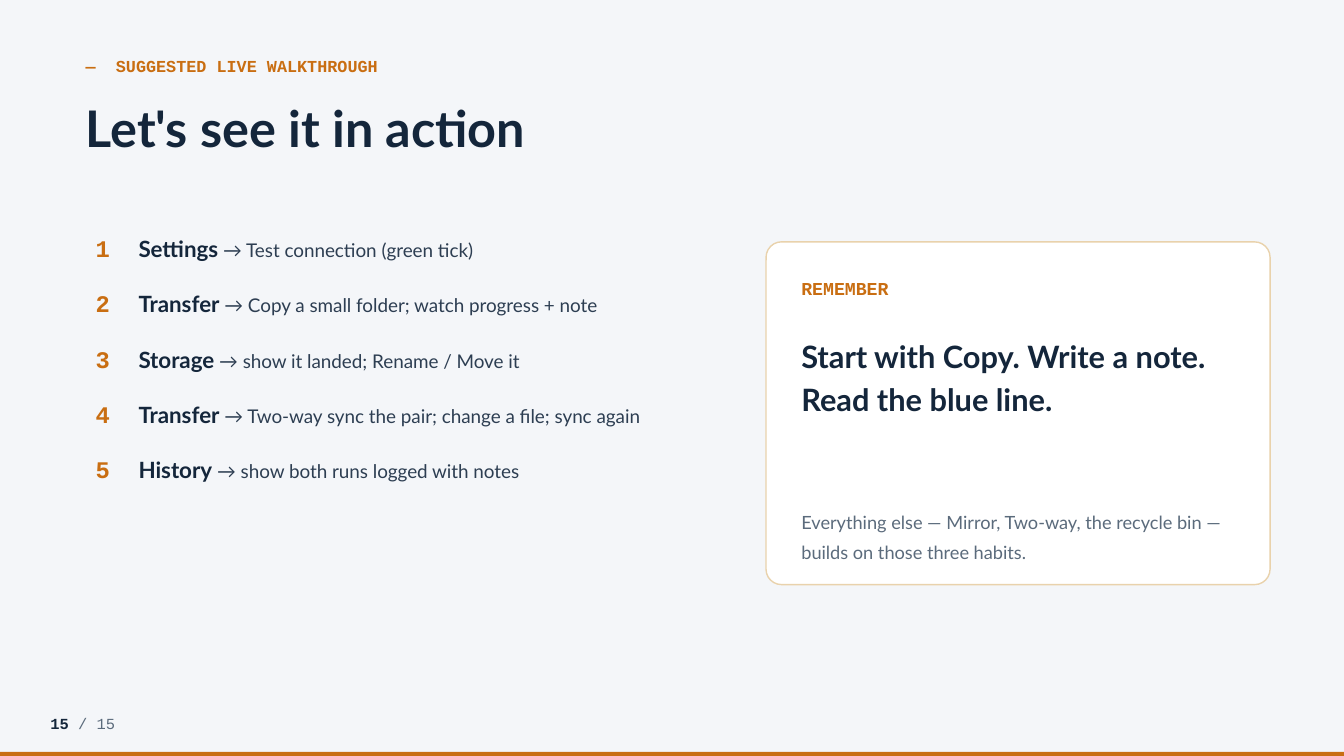
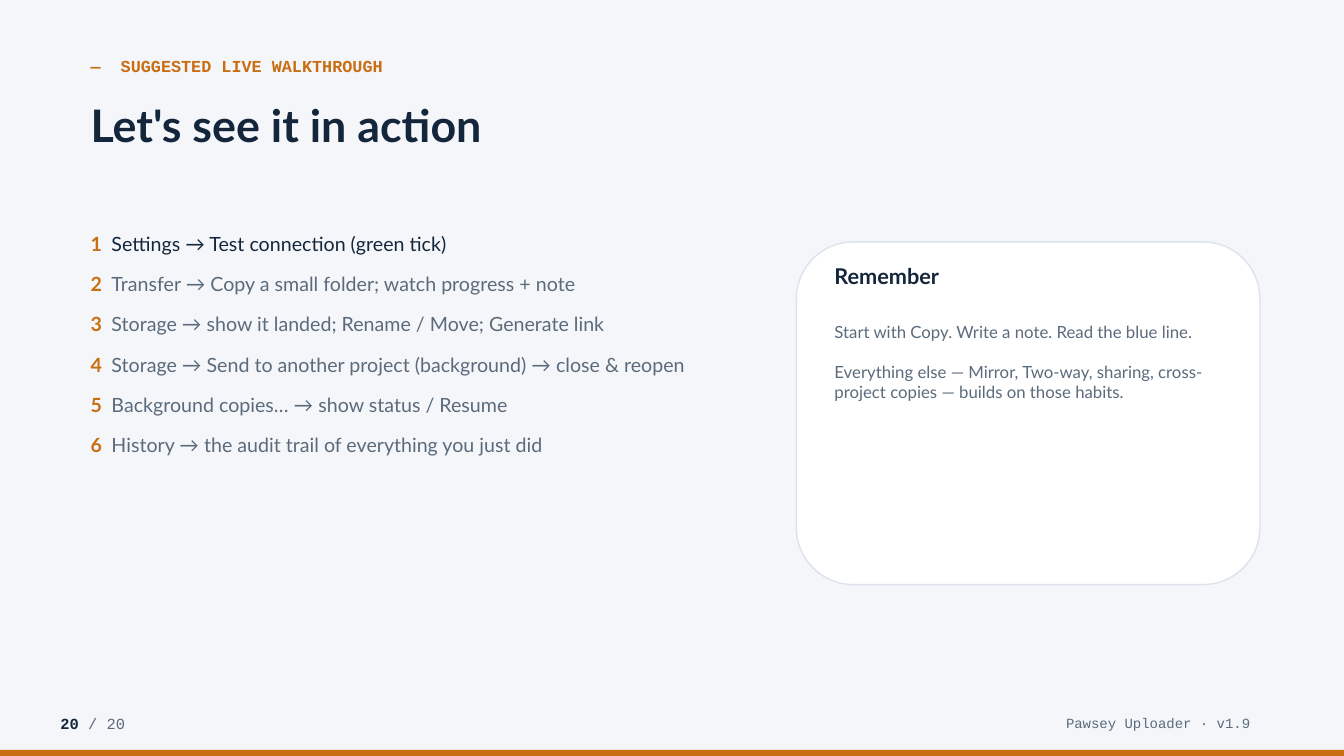
Before and after one commit to appndpird/pawsey-uploader, a slide deck: slide 20 of docs/Pawsey-Uploader-Demo.pptx (slide 15 before the commit). Drawn at 1344x756 pixels with LibreOffice and Linux fonts; fonts in the diff are those of the drawing. Boxes give left, top, right and bottom in pixels: in the first picture for what was removed or moved away, otherwise in the second. Text is boxed around its words. In the diff, an @@ line names an element or a change of style, - is before the commit and + after.

Commit message:
docs: rebuild demo deck for v1.9 with live screenshots
Rebuilt Pawsey-Uploader-Demo.pptx from scratch for v1.9 (20 slides, 16:9),
covering all key features: the seven tabs, multiple projects, the three
transfer modes, safety controls, unattended/resumable transfers, buckets &
storage, shareable links, Send to another project, background + resume,
the command console, the audit trail, golden rules and troubleshooting.

Embeds 10 fresh v1.9 screenshots (new DPIRD-primary header) under
docs/screenshots/: header/tabs, settings projects, copy/mirror/two-way,
storage, send-to-project dialog, background-copies manager, console, history.

```diff
--- a/docs/Pawsey-Uploader-Demo.pptx
+++ b/docs/Pawsey-Uploader-Demo.pptx
@@ text "— SUGGESTED LIVE WALKTHROUGH" at [121, 60, 383, 72]: less space between paragraphs @@
@@ text "Let's see it in action" at [91, 108, 481, 143]: size 36 to 32 pt; line spacing 1.02 to 1; less space between paragraphs @@
@@ text at [91, 236, 575, 295]: size 17 to 14 pt, font Courier New to Lato in "1", "2"; size 16 to 14 pt, bold off in "Settings", "Transfer"; size 13.5 to 14 pt in "→ Test connection (green tick)", "→ Copy a small folder; watch progress ..."; text colour #2D3E52 to #14263B in "→ Test connection (green tick)"; text colour #14263B to #5B6B7C in "Transfer"; text colour #2D3E52 to #5B6B7C in "→ Copy a small folder; watch progress ..."; line spacing 1.25 to 1; less space between paragraphs @@
@@ rounded rectangle: place and size @@
-rounded rectangle at [766, 242, 1270, 585]
+rounded rectangle at [797, 242, 1260, 585]
@@ rounded rectangle at [797, 242, 1260, 585]: outline #E9D2AC 1 pt to #DCE3EC 1 pt; proportions changed @@
@@ text at [834, 268, 939, 284]: text changed; size 13 to 15.5 pt; font Courier New to Lato; text colour #C96E12 to #14263B @@
-REMEMBER
+Remember
@@ text at [91, 316, 685, 456]: text changed; size 13.5 to 14 pt; text colour #2D3E52 to #5B6B7C @@
-3 Storage → show it landed; Rename / Move it
-4 Transfer → Two-way sync the pair; change a file; sync again
-5 History → show both runs logged with notes
+3 Storage → show it landed; Rename / Move; Generate link
+4 Storage → Send to another project (background) → close & reopen
+5 Background copies… → show status / Resume
+6 History → the audit trail of everything you just did
@@ text at [834, 325, 1202, 401]: text changed; size 22 to 12 pt; text colour #14263B to #5B6B7C; bold off @@
-Start with Copy. Write a note. Read the blue line.
+Start with Copy. Write a note. Read the blue line.
+Everything else — Mirror, Two-way, sharing, cross-project copies — builds on those habits.
@@ text removed at [801, 515, 1202, 559] @@
-Everything else — Mirror, Two-way, the recycle bin — builds on those three habits.
@@ text removed at [50, 719, 115, 729] @@
-15 / 15
@@ text added at [60, 718, 125, 729], 11 pt, text #5B6B7C @@
+20 / 20
@@ text added at [1066, 718, 1250, 731], 10 pt, text #5B6B7C @@
+Pawsey Uploader · v1.9
```
Also in this commit, not shown: 5 other slides changed, 14 slides added, 9 slides removed, 10 other files.
